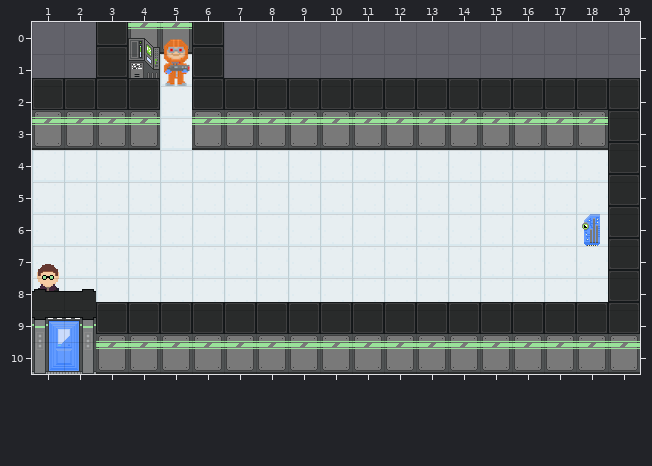
Level history. Tiled map: Undetected/core/assets/levels/level1.tmx. The first picture shows the starting point.
Cells are 32x32 px. Shown: x 1..19, y 0..10.
After:
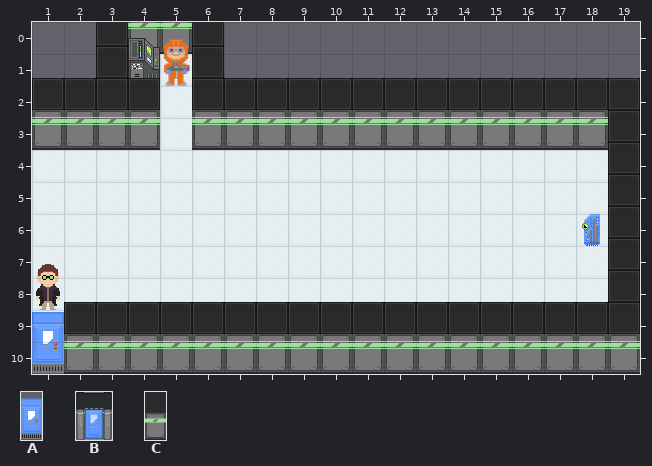
Key: from "DoorClosed": A 0; from "exit": B 0; from "walls": C 0.
Objects are placed by their top-left corner, in cells (3,4 is the top-left corner of cell 3,4); size is 1x1 cell unless given.
Edits made:
Layer "Object Layer 1":
changed: B "exit" at 1,8.3 size 2x2.7 -> A "exit" at 1,8.8 size 1x2.2
added: C "horizontal" at 2,8.8 size 1x2.2
